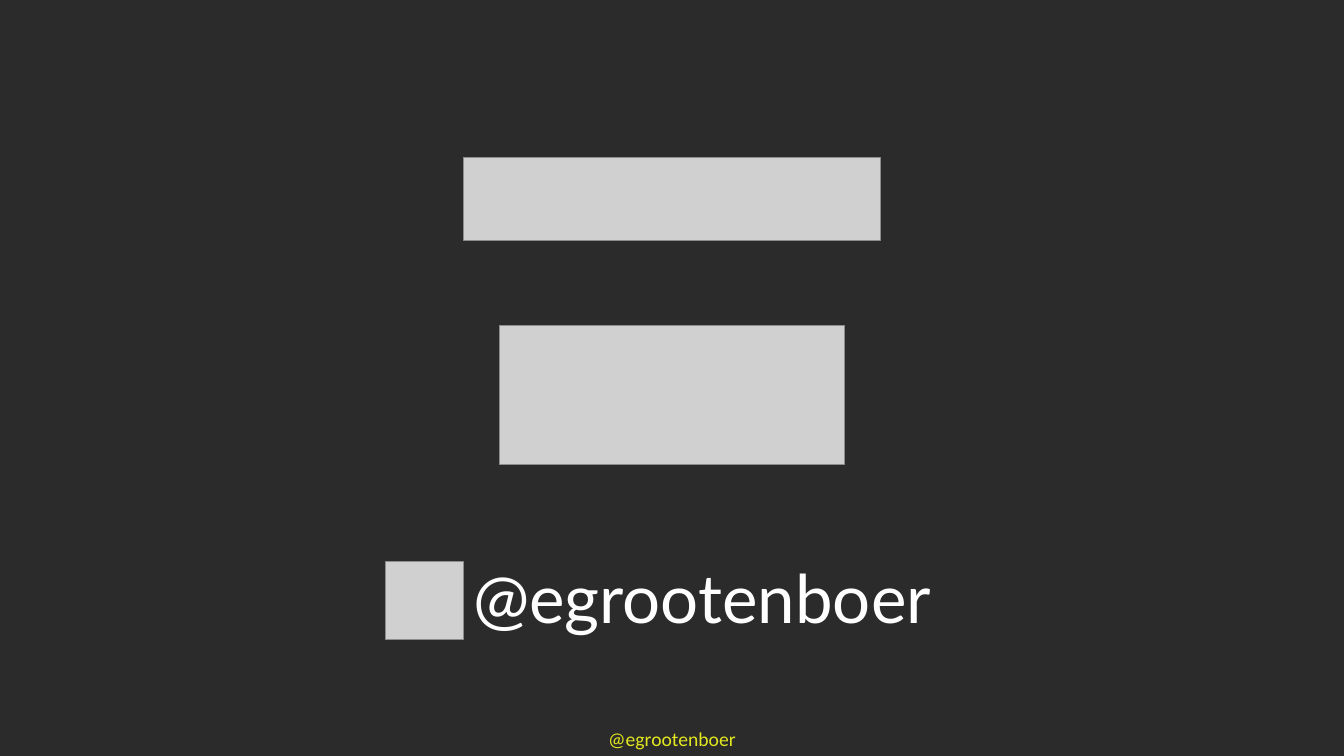
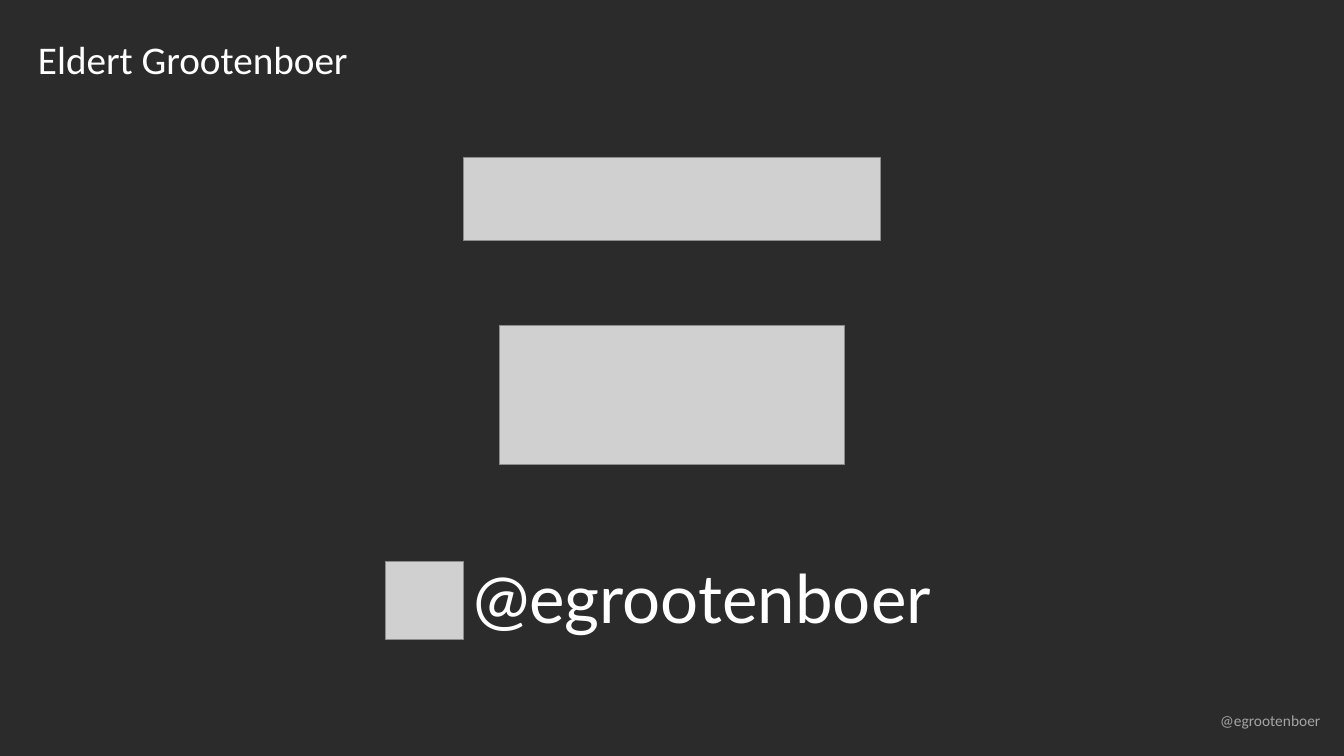
Before and after one commit to EldertGrootenboer/Empower-your-Azure-IaC-with-Bicep, a slide deck: slide 2 of Empower your Azure IaC with Bicep!.pptx (slide 3 before the commit). Drawn at 1344x756 pixels with LibreOffice and Linux fonts; fonts in the diff are those of the drawing; grey boxes stand for pictures; background and template pictures are left out; a plain dark background stands for a picture behind light text. Boxes give left, top, right and bottom in pixels: in the first picture for what was removed or moved away, otherwise in the second. Text is boxed around its words. In the diff, an @@ line names an element or a change of style, - is before the commit and + after.

```diff
--- a/Empower your Azure IaC with Bicep!.pptx
+++ b/Empower your Azure IaC with Bicep!.pptx
@@ title added at <box>38,46,348,75</box>, 28 pt, text #FFFFFF @@
+Eldert Grootenboer
@@ text "@egrootenboer": place and size @@
-text "@egrootenboer" at <box>608,732,735,750</box>
+text "@egrootenboer" at <box>1220,715,1320,729</box>
@@ text "@egrootenboer" at <box>1220,715,1320,729</box>: size 14 to 11 pt, text colour #E2E71F to #A5A5A5; alignment centre to left @@
```
Also in this commit, not shown: 14 other slides changed, 1 slide removed.
